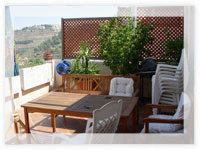
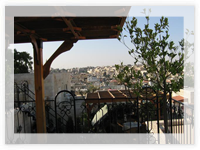
Before/after of a 200×150 layered artwork. What changed in the layer stack:
added layer "Layer 14" in group "images" over left=5, top=6, right=194, bottom=144
hid "Layer 13" over left=5, top=6, right=194, bottom=144
hid "Layer 12" over left=5, top=6, right=194, bottom=144
hid "Layer 11" over left=5, top=6, right=194, bottom=144
hid "Layer 10" over left=5, top=6, right=194, bottom=144
hid "Layer 9" over left=5, top=6, right=194, bottom=144
hid "Layer 8" over left=5, top=6, right=194, bottom=144
hid "Layer 7" over left=5, top=6, right=194, bottom=144
hid "Layer 6" over left=5, top=6, right=194, bottom=144
hid "Layer 5" over left=5, top=6, right=194, bottom=144
hid "Layer 4" over left=5, top=6, right=194, bottom=144
hid "Layer 3" over left=5, top=6, right=194, bottom=144
